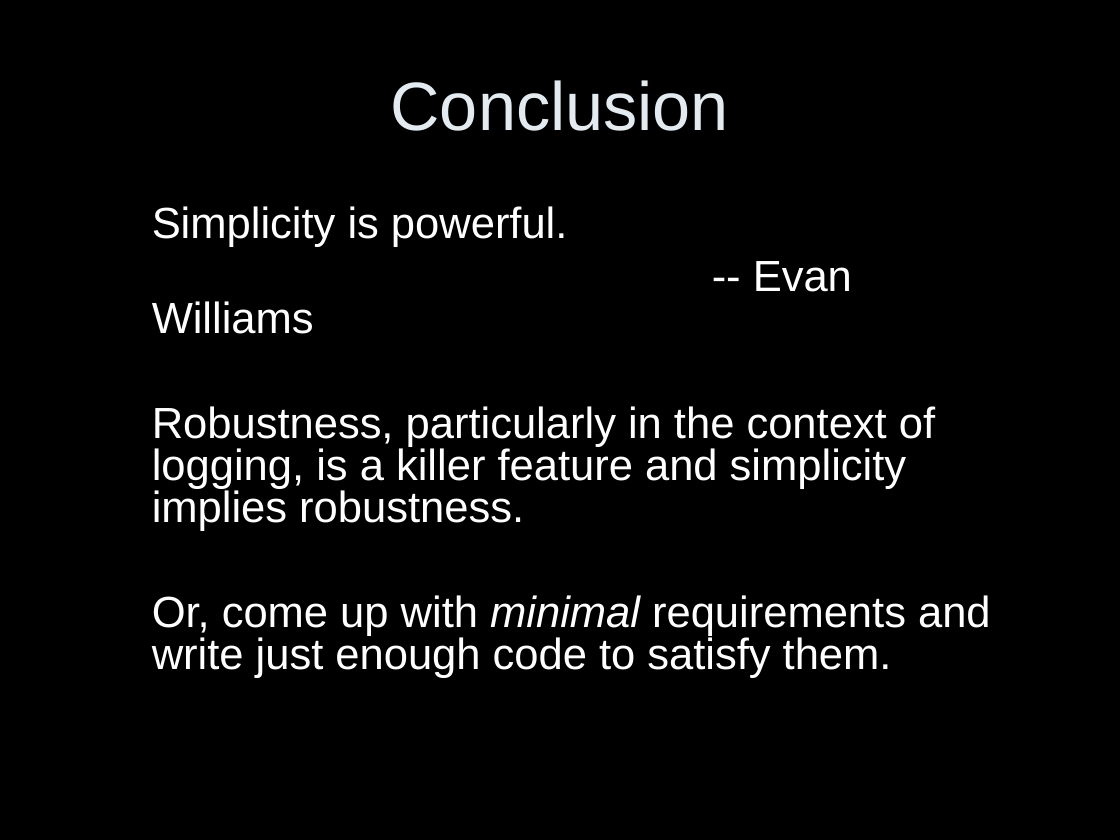
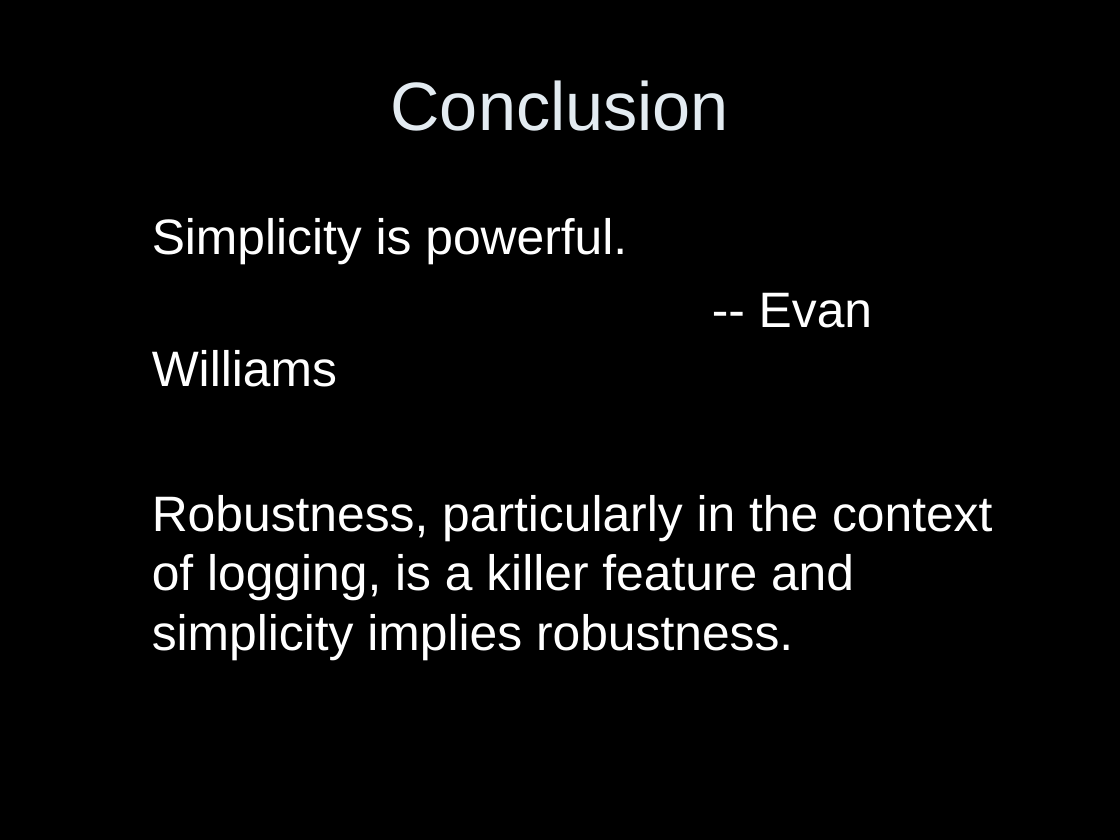
Before and after one commit to qos-ch/slf4j, a slide deck: slide 13 of slf4j-site/src/site/resources/slf4j-in-10-slides.ppt (slide 11 before the commit). Drawn at 1120x840 pixels with LibreOffice and Linux fonts; fonts in the diff are those of the drawing. Boxes give left, top, right and bottom in pixels: in the first picture for what was removed or moved away, otherwise in the second. Text is boxed around its words. In the diff, an @@ line names an element or a change of style, - is before the commit and + after.

```diff
--- a/slf4j-site/src/site/resources/slf4j-in-10-slides.ppt
+++ b/slf4j-site/src/site/resources/slf4j-in-10-slides.ppt
@@ text "Simplicity is powerful." at bbox=[152, 218, 992, 661]: size 28 to 32 pt; line spacing 0.8 to 1; more space between paragraphs @@
@@ text at bbox=[152, 595, 991, 678]: paragraph removed @@
-Or, come up with minimal requirements and write just enough code to satisfy them.
```
Also in this commit, not shown: 1 other slide changed, 2 slides added.
